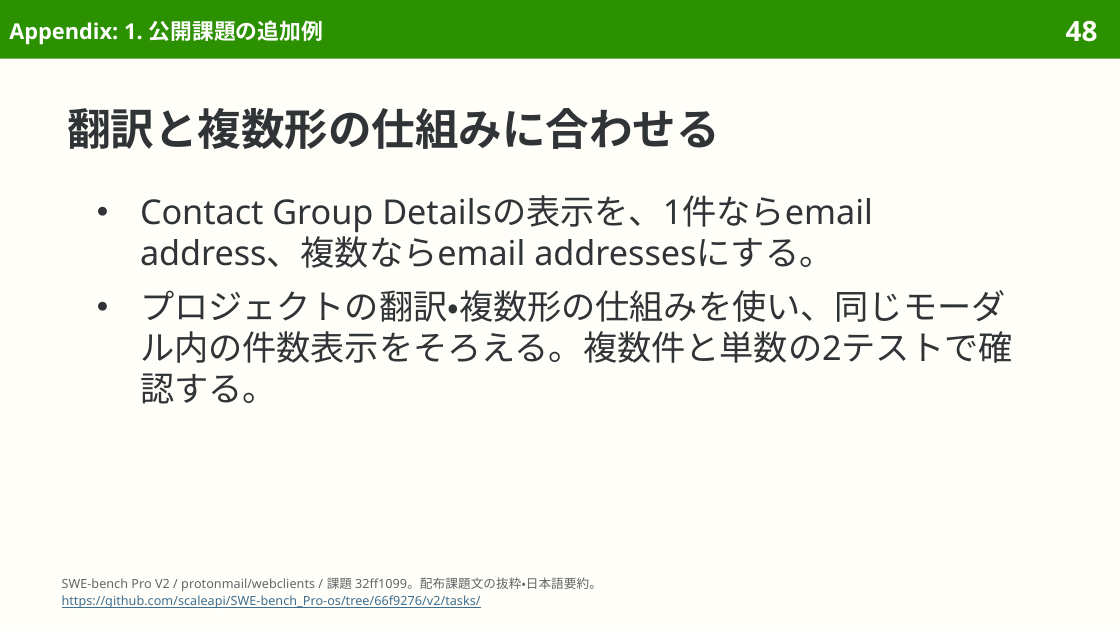
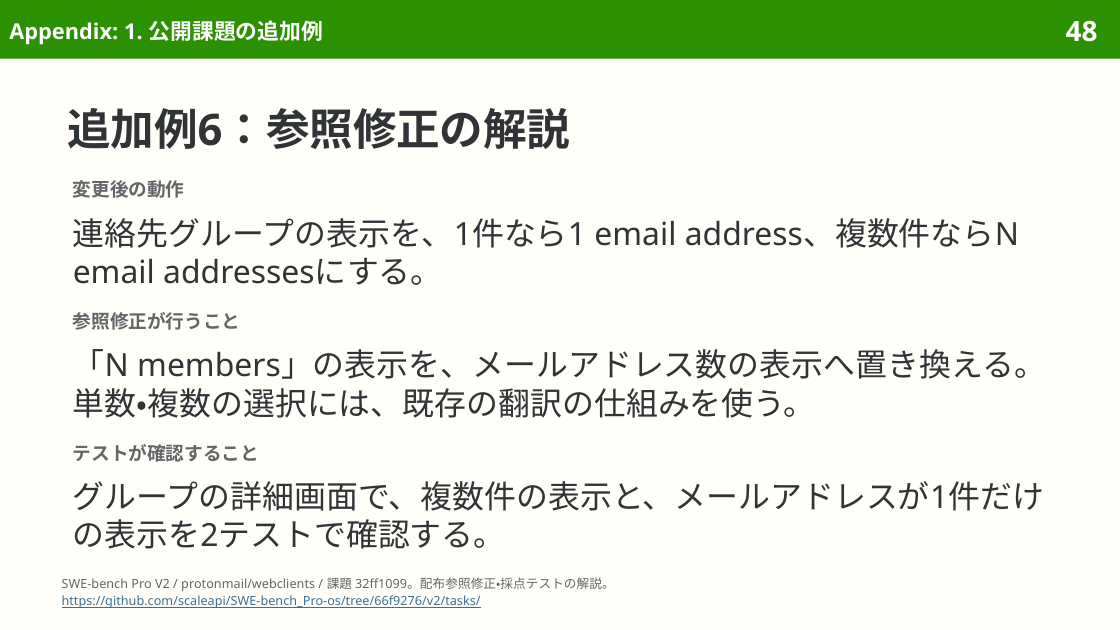
Before and after one commit to sasakiy84/datasets-in-10-minutes, a slide deck: slide 48 of slides/datasets-in-10-minutes-swe-bench-pro.pptx. Drawn at 1120x630 pixels with LibreOffice and Linux fonts; fonts in the diff are those of the drawing. Boxes give left, top, right and bottom in pixels: in the first picture for what was removed or moved away, otherwise in the second. Text is boxed around its words. In the diff, an @@ line names an element or a change of style, - is before the commit and + after.

Commit message:
Clarify SWE-bench Pro example solutions and tighten layouts

```diff
--- a/slides/datasets-in-10-minutes-swe-bench-pro.pptx
+++ b/slides/datasets-in-10-minutes-swe-bench-pro.pptx
@@ title at [67,108,570,149]: text changed @@
-翻訳と複数形の仕組みに合わせる
+追加例6：参照修正の解説
@@ text added at [73,180,185,198], 12 pt, text #626669, bold @@
+変更後の動作
@@ text removed at [140,195,1013,404] @@
-● Contact Group Detailsの表示を、1件ならemail address、複数ならemail addressesにする。
-● プロジェクトの翻訳・複数形の仕組みを使い、同じモーダル内の件数表示をそろえる。複数件と単数の2テストで確認する。
@@ text added at [73,218,1019,285], 20.5 pt, text #303437 @@
+連絡先グループの表示を、1件なら1 email address、複数件ならN email addressesにする。
@@ text added at [73,312,241,330], 12 pt, text #626669, bold @@
+参照修正が行うこと
@@ text added at [73,349,1046,418], 20.5 pt, text #303437 @@
+「N members」の表示を、メールアドレス数の表示へ置き換える。単数・複数の選択には、既存の翻訳の仕組みを使う。
@@ text added at [73,444,259,462], 12 pt, text #626669, bold @@
+テストが確認すること
@@ text added at [73,481,1044,549], 20.5 pt, text #303437 @@
+グループの詳細画面で、複数件の表示と、メールアドレスが1件だけの表示を2テストで確認する。
@@ text at [62,577,615,591]: text changed @@
-SWE-bench Pro V2 / protonmail/webclients / 課題 32ff1099。配布課題文の抜粋・日本語要約。
+SWE-bench Pro V2 / protonmail/webclients / 課題 32ff1099。配布参照修正・採点テストの解説。
```
Also in this commit, not shown: 26 other slides changed, 3 other files.
